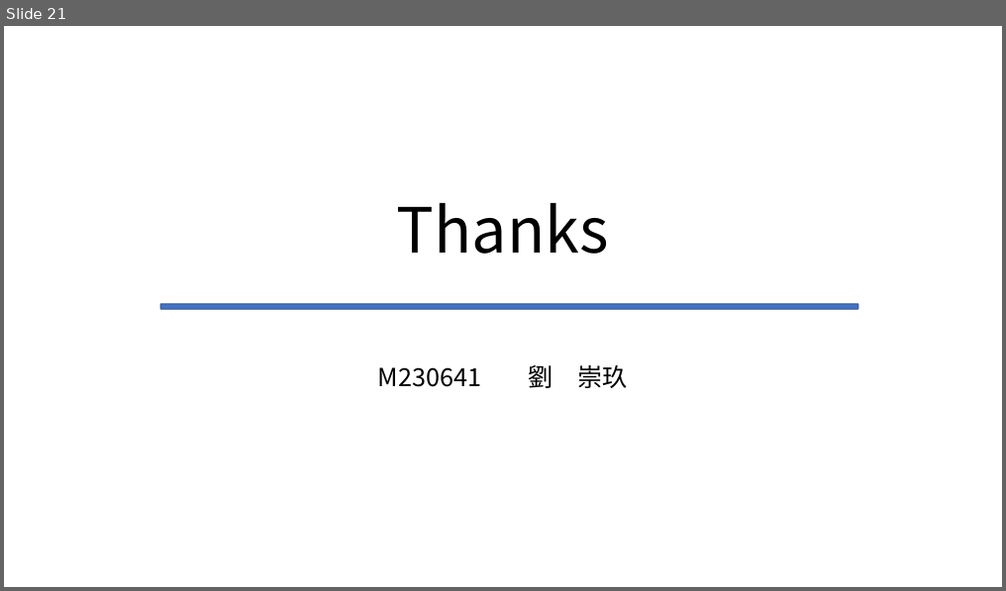
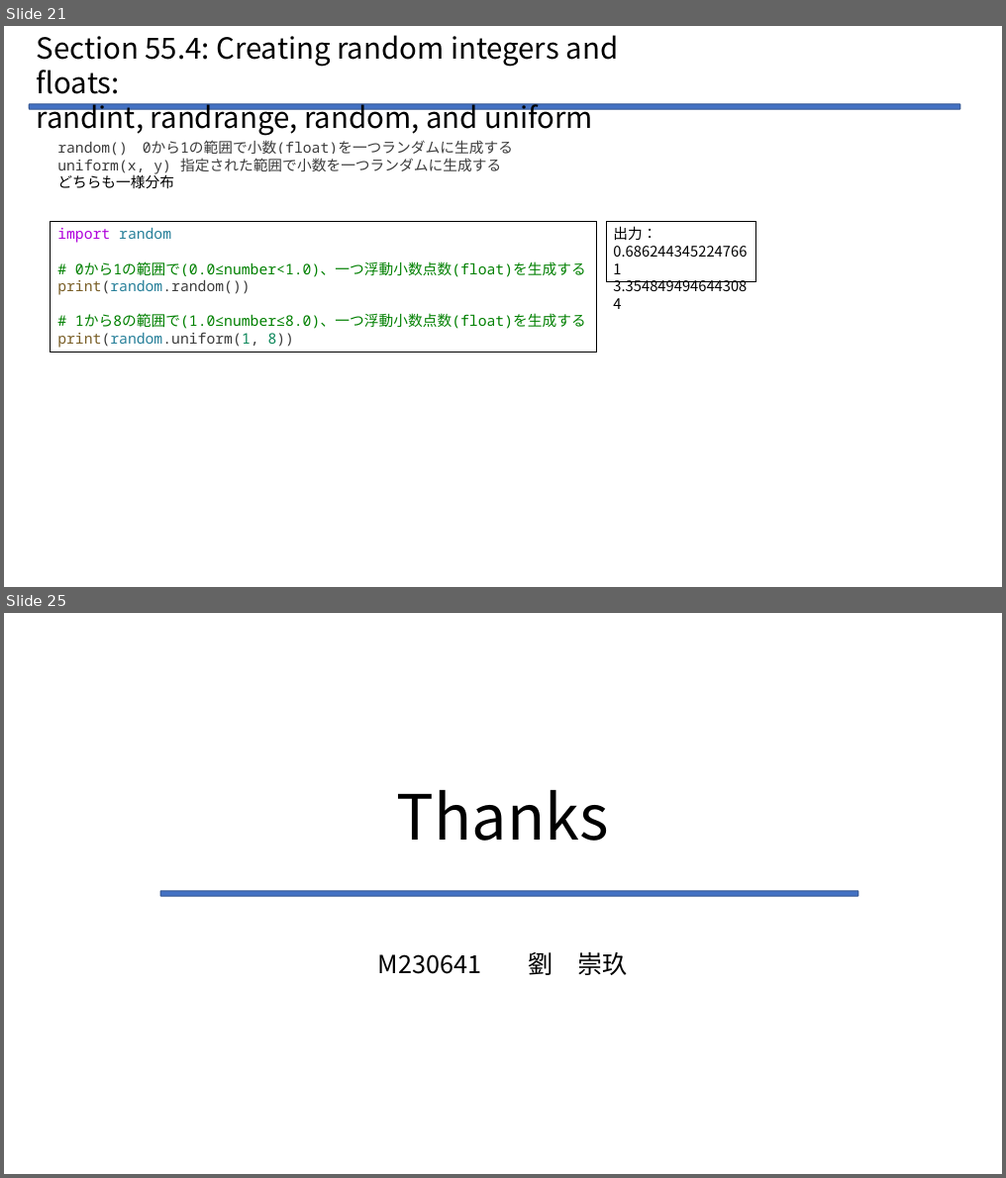
Before and after one commit to Legolas9999/zemi, a slide deck: lcj_zemi_python.pptx. Shown one above the other, each under a label of ours: slide 21 before the commit, slides 21 and 25 after it; the slides between them are not shown. The pictures are 1006x591 and 1006x1178 pixels, drawn with LibreOffice and Linux fonts; fonts in the diff are those of the drawing. Boxes give left, top, right and bottom in pixels: in the first picture for what was removed or moved away, otherwise in the second. Text is boxed around its words. In the diff, an @@ line names an element or a change of style, - is before the commit and + after.

```diff
--- a/lcj_zemi_python.pptx
+++ b/lcj_zemi_python.pptx
@@ slide 21 added at (4,26,1002,587), background #FFFFFF @@
@@ text added at (37,35,619,136), 28 pt, text #000000 @@
+Section 55.4: Creating random integers and floats:
+randint, randrange, random, and uniform
@@ rounded rectangle added at (29,104,960,109), fill #4472C4, outline #325491 1 pt @@
@@ text added at (57,140,513,189), 14 pt, text #3B3B3B @@
+random() 0から1の範囲で小数(float)を一つランダムに生成する
+uniform(x, y) 指定された範囲で小数を一つランダムに生成する
+どちらも一様分布
@@ rectangle added at (51,221,597,353), outline #000000 0.75 pt, 14 pt, text #008000 @@
+import random
+# 0から1の範囲で(0.0≤number<1.0)、一つ浮動小数点数(float)を生成する
+print(random.random())
+# 1から8の範囲で(1.0≤number≤8.0)、一つ浮動小数点数(float)を生成する
+print(random.uniform(1, 8))
@@ rectangle added at (606,221,755,282), outline #000000 0.75 pt, 14 pt, text #000000 @@
+出力：
+0.6862443452247661
+3.3548494946443084
@@ what was slide 21 is now slide 25 @@
```
Also in this commit, not shown: 1 slide changed, 4 other slides added, 1 slide removed, 1 other file.
